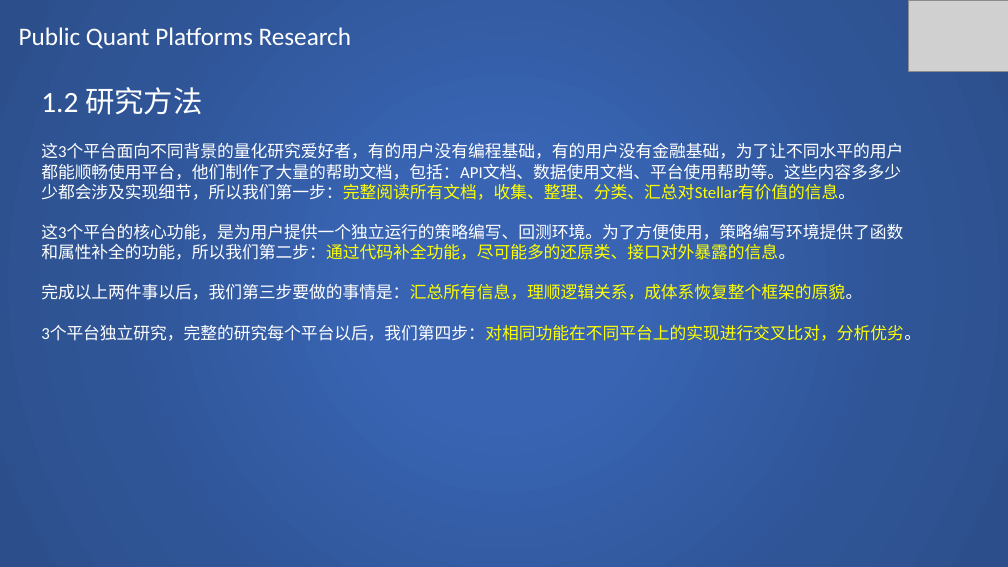
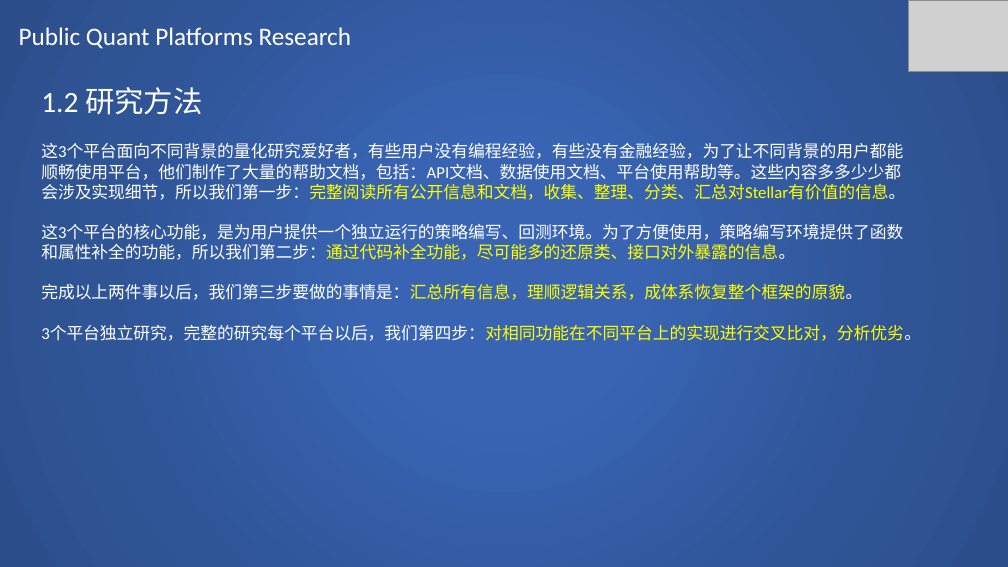
Before and after one commit to SCITLAS/Stellar, a slide deck: slide 9 of Stellar_0.1/documents/public_quant_platforms_research.pptx. Drawn at 1008x567 pixels with LibreOffice and Linux fonts; fonts in the diff are those of the drawing; grey boxes stand for pictures. Boxes give left, top, right and bottom in pixels: in the first picture for what was removed or moved away, otherwise in the second. Text is boxed around its words. In the diff, an @@ line names an element or a change of style, - is before the commit and + after.

```diff
--- a/Stellar_0.1/documents/public_quant_platforms_research.pptx
+++ b/Stellar_0.1/documents/public_quant_platforms_research.pptx
@@ text at [41, 143, 905, 200]: text changed @@
-这3个平台面向不同背景的量化研究爱好者，有的用户没有编程基础，有的用户没有金融基础，为了让不同水平的用户都能顺畅使用平台，他们制作了大量的帮助文档，包括：API文档、数据使用文档、平台使用帮助等。这些内容多多少少都会涉及实现细节，所以我们第一步：完整阅读所有文档，收集、整理、分类、汇总对Stellar有价值的信息。
+这3个平台面向不同背景的量化研究爱好者，有些用户没有编程经验，有些没有金融经验，为了让不同背景的用户都能顺畅使用平台，他们制作了大量的帮助文档，包括：API文档、数据使用文档、平台使用帮助等。这些内容多多少少都会涉及实现细节，所以我们第一步：完整阅读所有公开信息和文档，收集、整理、分类、汇总对Stellar有价值的信息。
```
Also in this commit, not shown: 1 other slide changed, 11 slides added.
